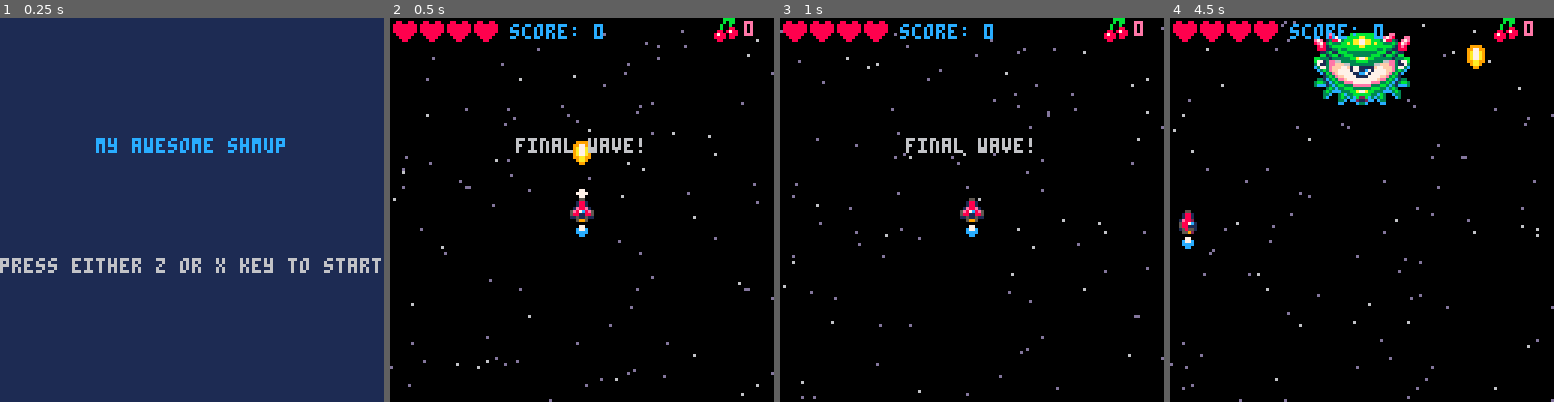
Above: before the commit, frames 1-4 (left to right).
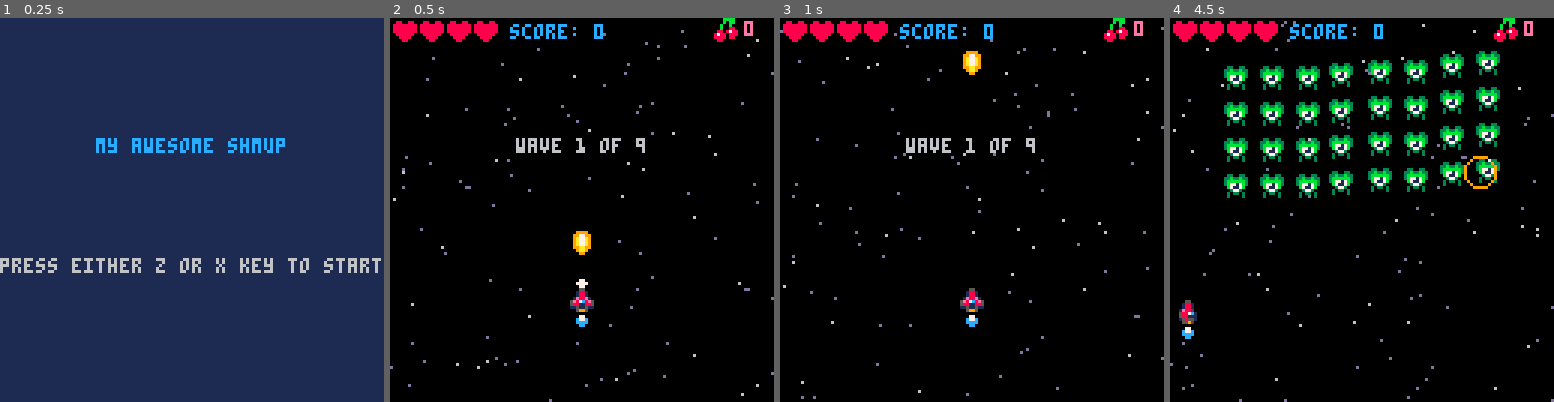
Above: after the commit, the same moments.

Repository: CRBroughton/pico-8-hero
Game: PICO-8 cartridge src/pico-8-hero.p8
Two runs of this game, one before a commit and one after it. Both use one fixed random seed, a clock stepped at 60 frames per second and the inputs below.
Inputs:
- Up to frame 1 (0.25 s): no input
- Up to frame 2 (0.5 s): tap X (X key) at 0.33 s
- Up to frame 3 (1 s): tap O (Z key) at 0.7 s
- Up to frame 4 (4.5 s): tap X (X key) at 1.07, 1.85, 2.97, 4.08 s; hold Right 1.6-2.1 s; tap O (Z key) every 0.4 s from 1.7 to 4.1 s; hold Up 2.15-2.42 s; hold Right 2.47-3.03 s; hold Left 3.08-3.58 s; hold Down 3.63-3.97 s; hold Right from 4.02 s (still down)

Frame 1 is identical in both runs. In frame 2, 1.7% of the frame differs, in the area x 33-67%, y 31-81%; in frame 3, 1.5%; in frame 4, 12%, in the area x 2-86%, y 3-84%.

Commit message:
feat(particles): :sparkles: add flash to cherrybombs

Diff:
--- a/src/boss.lua
+++ b/src/boss.lua
@@ -166,6 +166,7 @@
     end
     -- transition
     if enemy.phasebegin + 6 * 30 < gametime then
+        flash = 3
         score += 100
         popfloat(makescore(100), enemy.x + 16, enemy.y + 6)
         createbigparticle(enemy.x + 16, enemy.y + 12)
--- a/src/bullets.lua
+++ b/src/bullets.lua
@@ -65,6 +65,7 @@
     big_wave(ship.x + 3, ship.y + 3)
     shake = 5
     muzzle = 5
+    flash = 3
     ship.invul = 30
     sfx(33)
 end
--- a/src/draw.lua
+++ b/src/draw.lua
@@ -1,5 +1,10 @@
 function draw_game()
-    cls(0)
+    if flash > 0 then
+        flash -= 1
+        cls(2)
+    else
+        cls(0)
+    end
     starfield()
     if ship.lives > 0 then
         --invul state for player
--- a/src/main.lua
+++ b/src/main.lua
@@ -51,7 +51,7 @@
 function startgame()
     gametime = 0
     lockout = 0
-    wave = 8
+    wave = 0
     lastwave = 9
     nextwave()
     ship = makesprite()
@@ -59,13 +59,13 @@
     ship.invul = 0
     ship.max_lives = 4
     ship.x = 60
-    ship.y = 60
+    ship.y = 90
     ship.vspeed = 1
     ship.hspeed = 1
     ship.sprite = 2
     ship.flame = 5
     ship.muzzle = 0
-
+    flash = 0
     score = 0
     cherries = 0
 
--- a/src/update.lua
+++ b/src/update.lua
@@ -157,6 +157,7 @@
                 shake = 12
                 sfx(1)
                 ship.invul = 30
+                flash = 3
             end
         end
     else
@@ -172,6 +173,7 @@
                 shake = 12
                 sfx(1)
                 ship.invul = 30
+                flash = 3
             end
         end
     end
